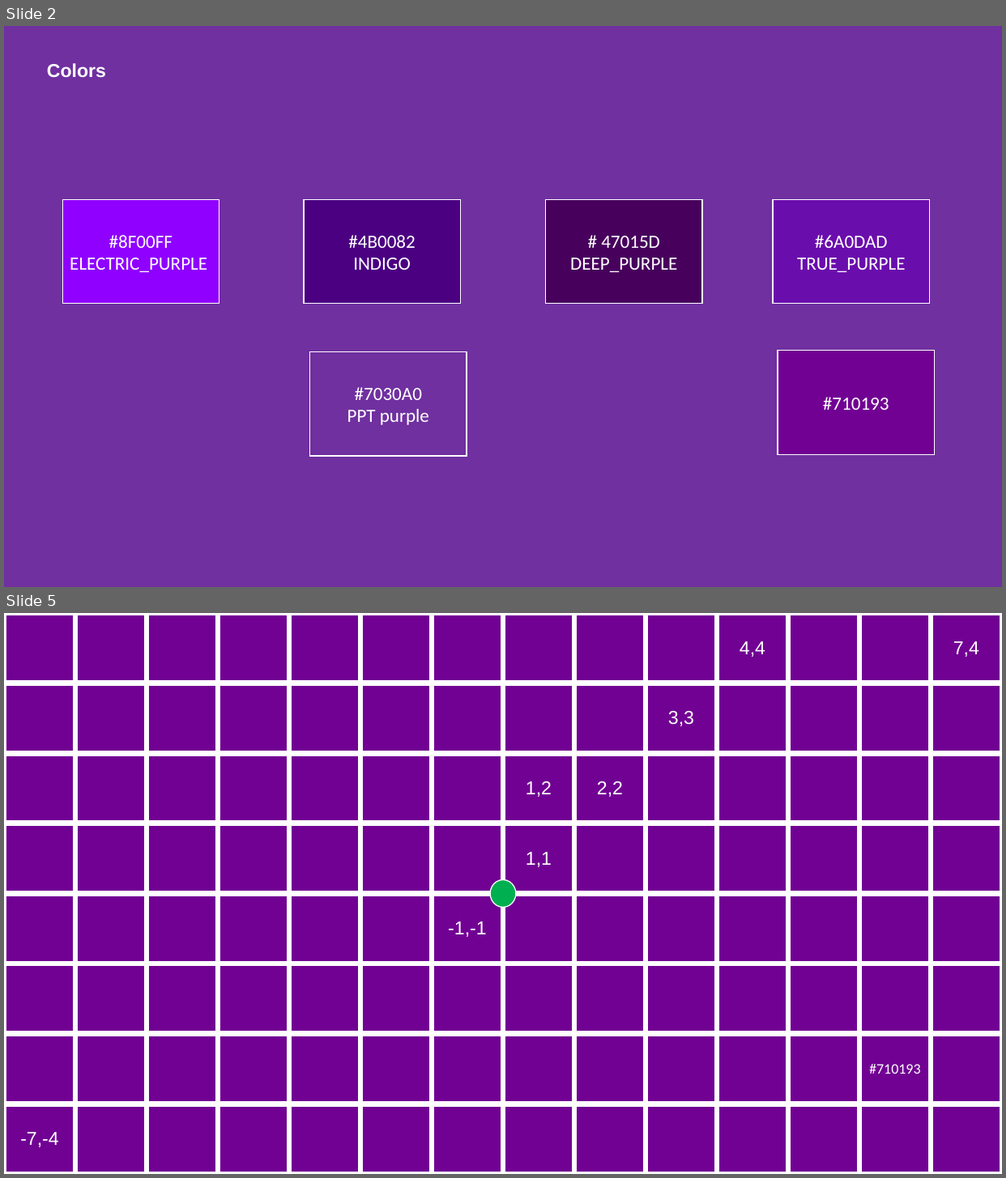
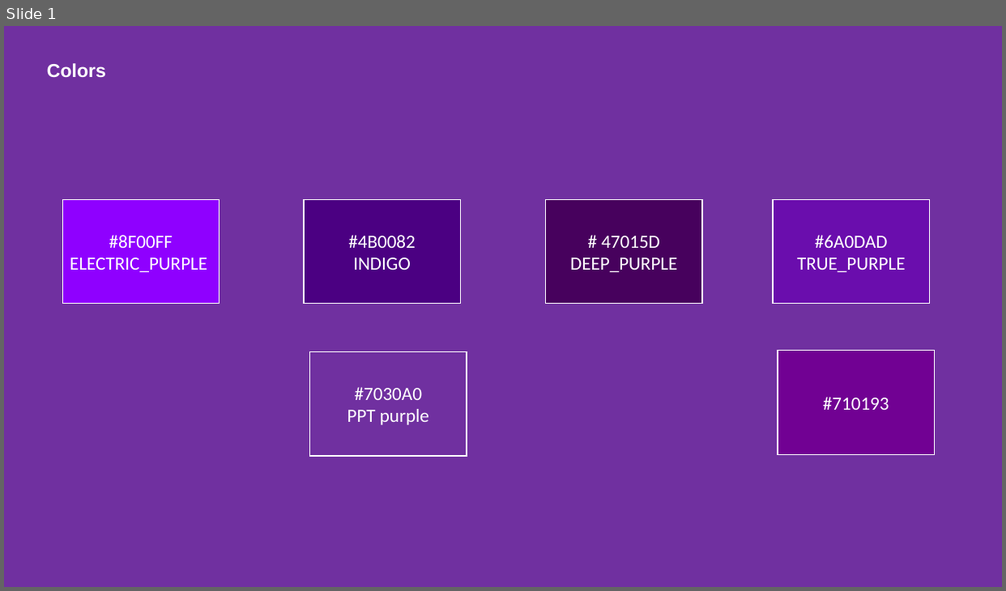
Before and after one commit to jmarkmorris/architrino, a slide deck: reference/archie/presentations/NPQG Video - Manim Graphics and Conventions.pptx. Shown one above the other, each under a label of ours: slides 2 and 5 before the commit, slide 1 after it; the slides between them are not shown. The pictures are 1006x1178 and 1006x591 pixels, drawn with LibreOffice and Linux fonts; fonts in the diff are those of the drawing. Boxes give left, top, right and bottom in pixels: in the first picture for what was removed or moved away, otherwise in the second. Text is boxed around its words. In the diff, an @@ line names an element or a change of style, - is before the commit and + after.

```diff
--- a/reference/archie/presentations/NPQG Video - Manim Graphics and Conventions.pptx
+++ b/reference/archie/presentations/NPQG Video - Manim Graphics and Conventions.pptx
@@ slide 5 removed at box(4, 613, 1002, 1174), background #710193 @@
@@ table removed at box(4, 613, 999, 1174), 8 rows, 14 columns @@
- |  |  |  |  |  |  |  |  |  | 4,4 |  |  | 7,4
- |  |  |  |  |  |  |  |  | 3,3 |  |  |  | 
- |  |  |  |  |  |  | 1,2 | 2,2 |  |  |  |  | 
- |  |  |  |  |  |  | 1,1 |  |  |  |  |  | 
- |  |  |  |  |  | -1,-1 |  |  |  |  |  |  | 
- |  |  |  |  |  |  |  |  |  |  |  |  | 
- |  |  |  |  |  |  |  |  |  |  |  | #710193 | 
--7,-4 |  |  |  |  |  |  |  |  |  |  |  |  | 
@@ ellipse removed at box(490, 880, 515, 908) @@
@@ what was slide 2 is now slide 1 @@
```
Also in this commit, not shown: 12 other slides removed, 16 other files.
